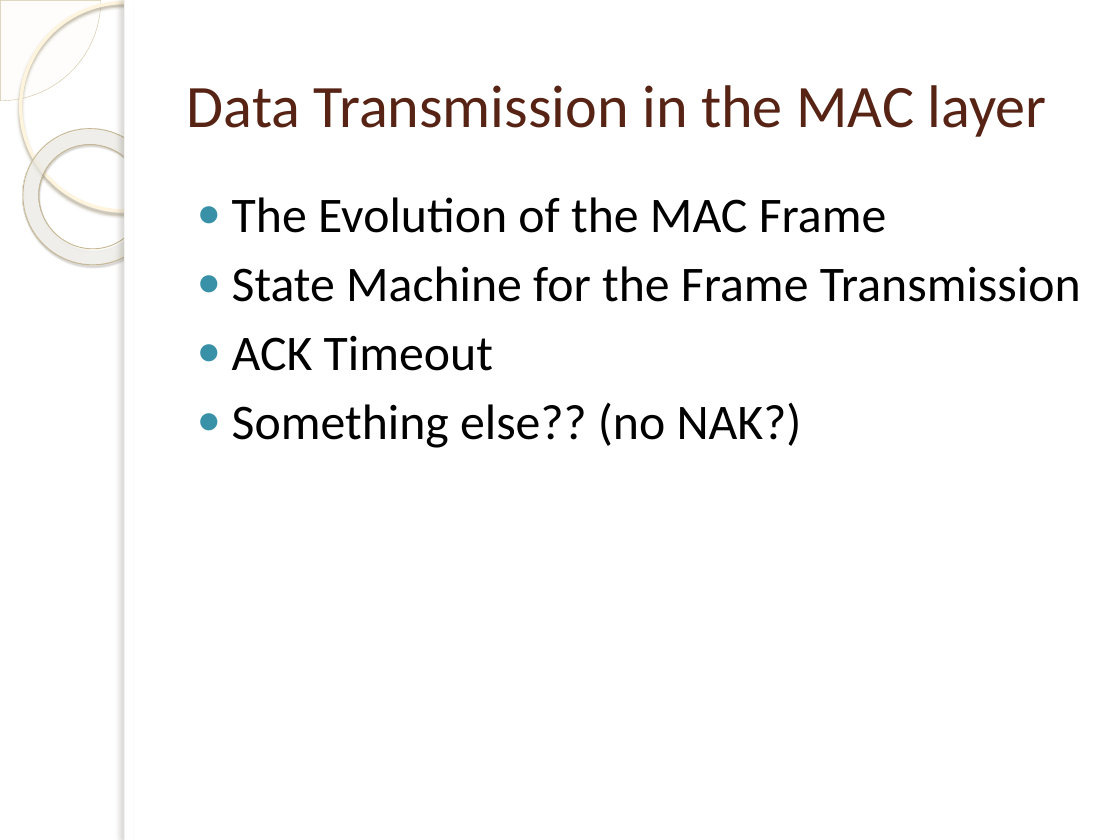
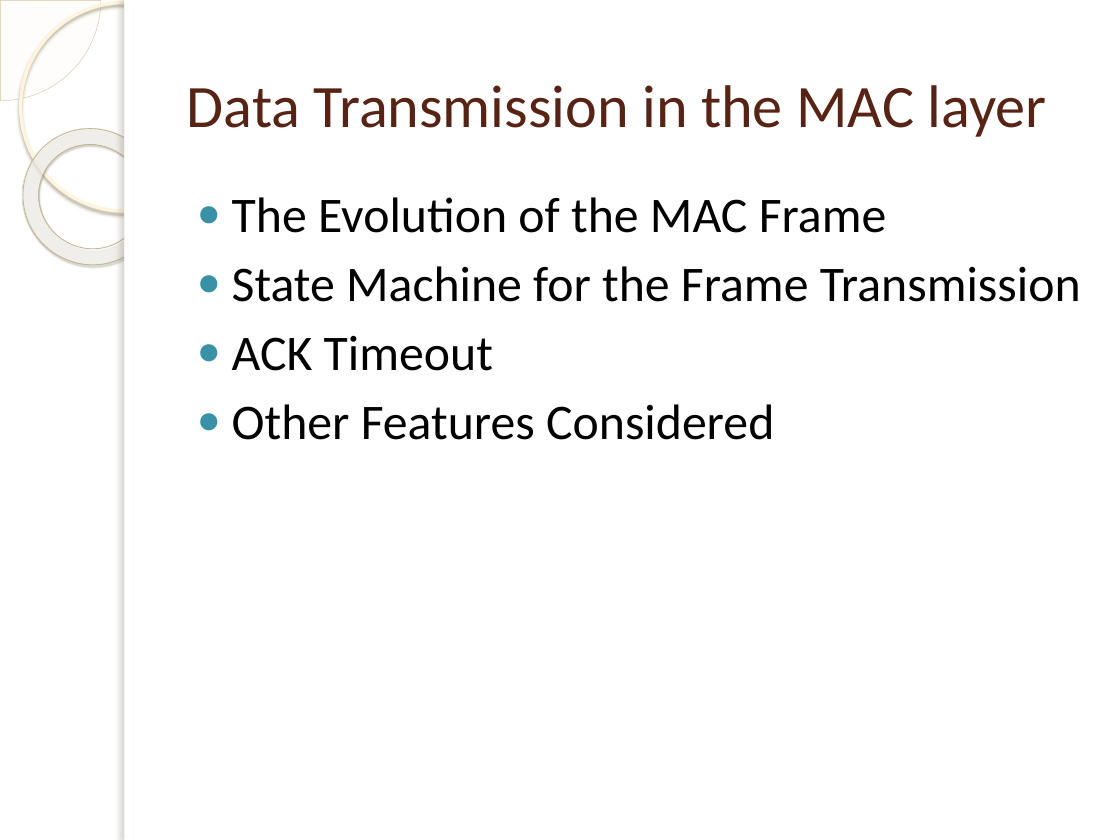
Before and after one commit to isamubr/ece405group6, a slide deck: slide 4 of 4305 Final Presentation.pptx. Drawn at 1120x840 pixels with LibreOffice and Linux fonts; fonts in the diff are those of the drawing; background and template pictures are left out. Boxes give left, top, right and bottom in pixels: in the first picture for what was removed or moved away, otherwise in the second. Text is boxed around its words. In the diff, an @@ line names an element or a change of style, - is before the commit and + after.

```diff
--- a/4305 Final Presentation.pptx
+++ b/4305 Final Presentation.pptx
@@ text at (x1=232, y1=404, x2=774, y2=440): text changed @@
-● Something else?? (no NAK?)
+● Other Features Considered
```
Also in this commit, not shown: 8 other slides changed, 5 slides added, 1 slide removed, 2 other files.
